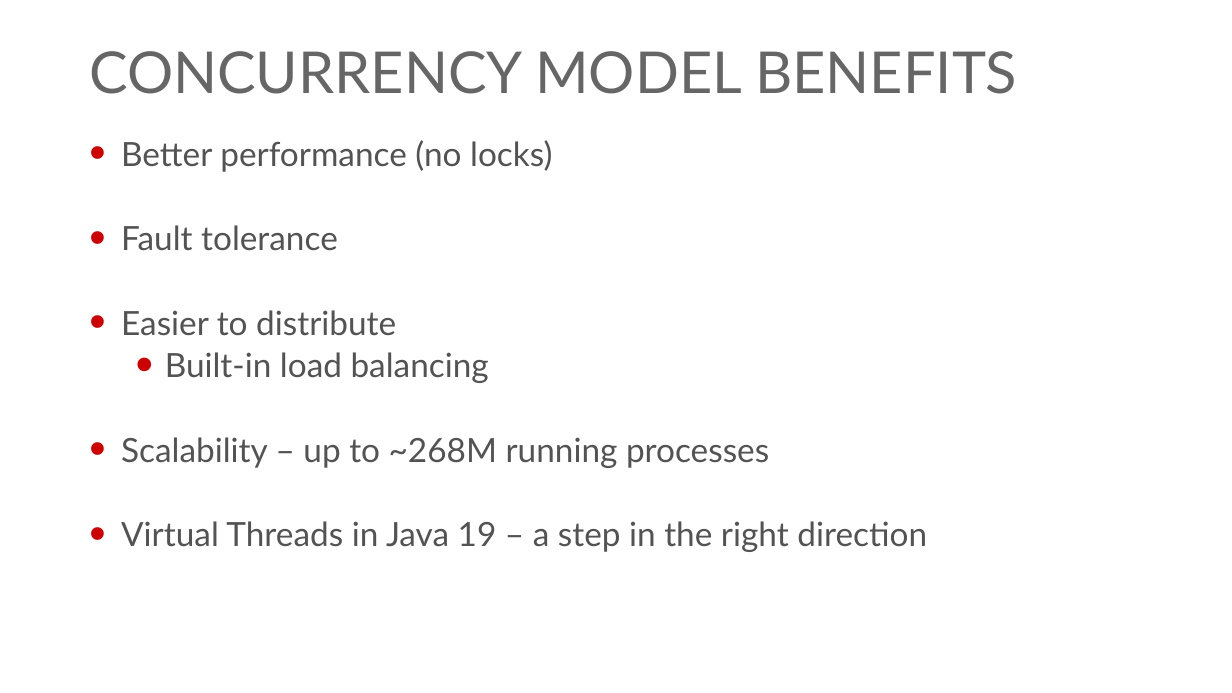
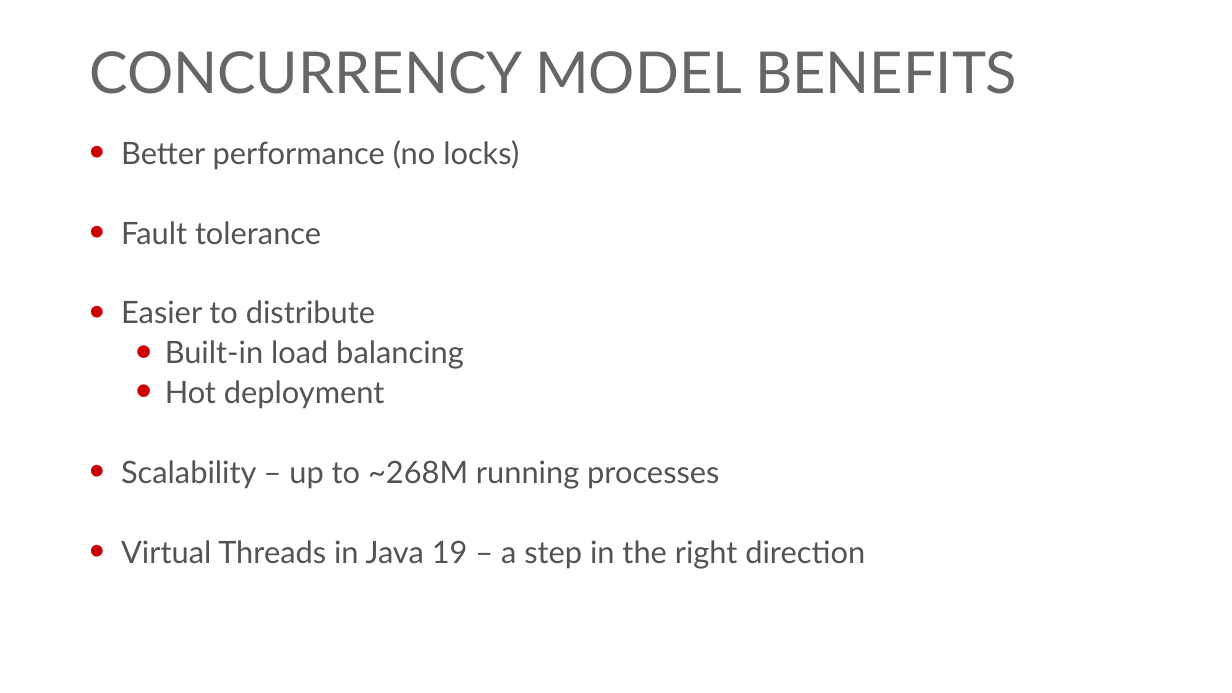
Before and after one commit to georgiyolovski/elixir-tech-talk, a slide deck: slide 18 of Elixir.pptx. Drawn at 1232x693 pixels with LibreOffice and Linux fonts; fonts in the diff are those of the drawing; background and template pictures are left out. Boxes give left, top, right and bottom in pixels: in the first picture for what was removed or moved away, otherwise in the second. Text is boxed around its words. In the diff, an @@ line names an element or a change of style, - is before the commit and + after.

Commit message:
Added a point in BEAM benefits

```diff
--- a/Elixir.pptx
+++ b/Elixir.pptx
@@ text at (121,140,865,569): size 26 to 24.1 pt @@
@@ text at (165,380,385,409): paragraph added @@
+  • Hot deployment
```
